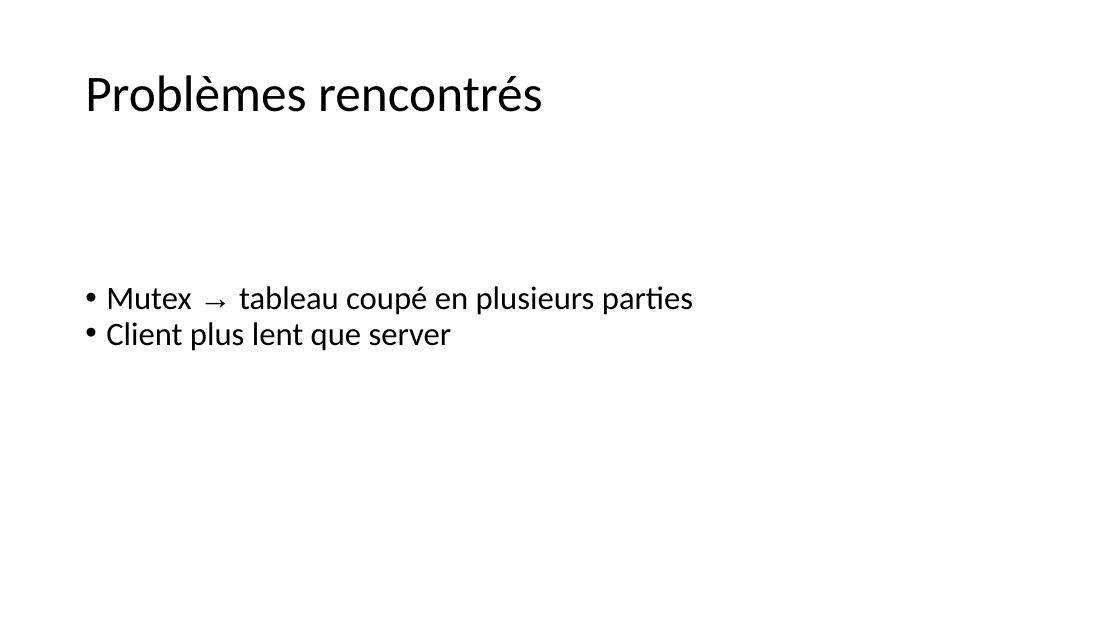
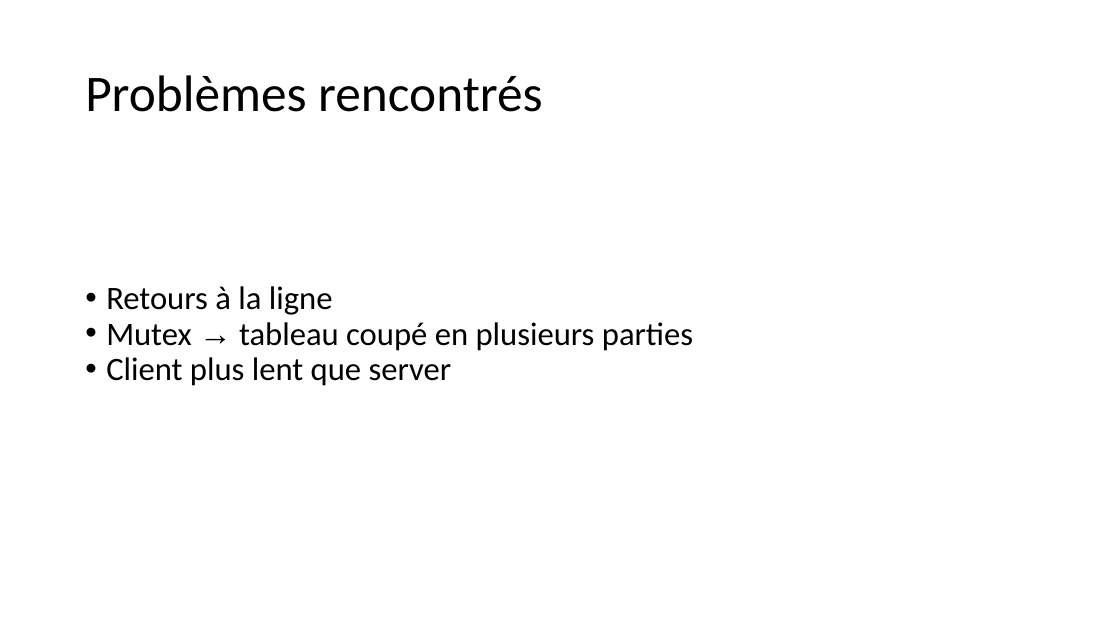
Before and after one commit to inefix/Key-Value-Store, a slide deck: slide 11 of presentation/KVS_presentation.pptx. Drawn at 1120x630 pixels with LibreOffice and Linux fonts; fonts in the diff are those of the drawing. Boxes give left, top, right and bottom in pixels: in the first picture for what was removed or moved away, otherwise in the second. Text is boxed around its words. In the diff, an @@ line names an element or a change of style, - is before the commit and + after.

Commit message:
ppt

```diff
--- a/presentation/KVS_presentation.pptx
+++ b/presentation/KVS_presentation.pptx
@@ text at (x1=106, y1=286, x2=333, y2=315): paragraph added @@
+• Retours à la ligne
```
